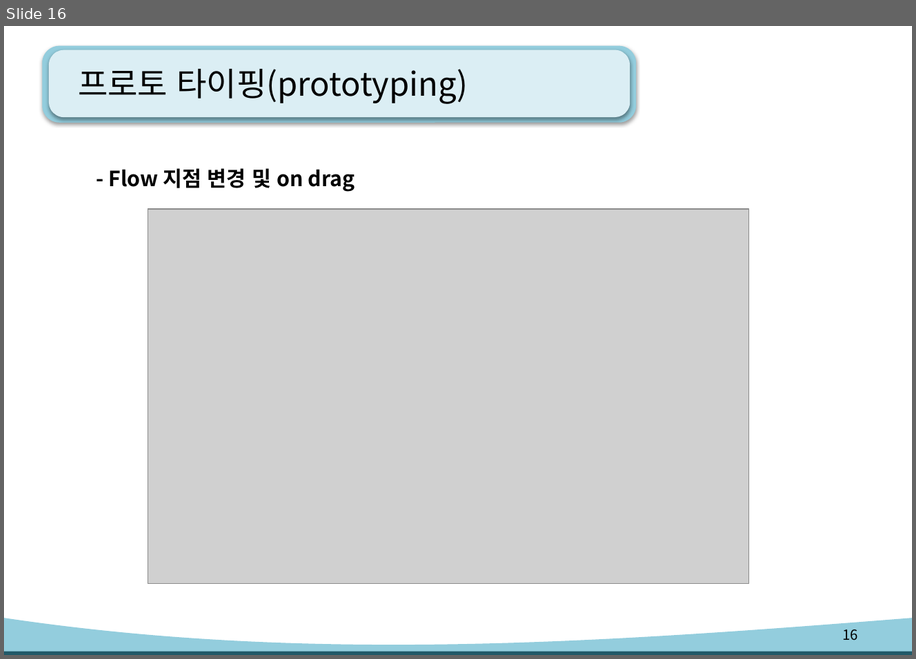
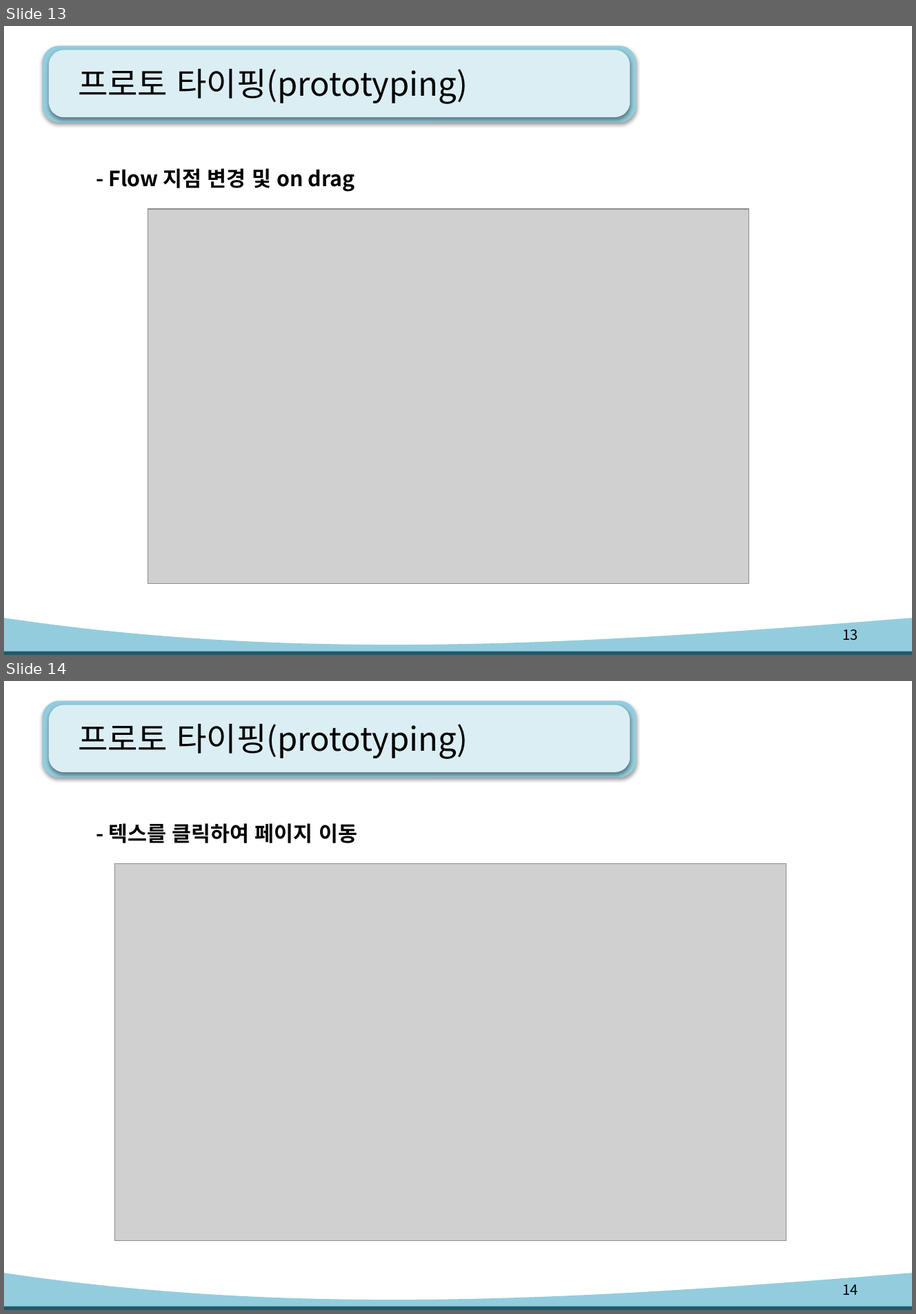
Before and after one commit to kiyongee2/green_project_web, a slide deck: figma_ppt/uiux-Figma2.pptx. Shown one above the other, each under a label of ours: slide 16 before the commit, slides 13 and 14 after it. The pictures are 916x659 and 916x1314 pixels, drawn with LibreOffice and Linux fonts; fonts in the diff are those of the drawing; grey boxes stand for pictures. Boxes give left, top, right and bottom in pixels: in the first picture for what was removed or moved away, otherwise in the second. Text is boxed around its words. In the diff, an @@ line names an element or a change of style, - is before the commit and + after.

```diff
--- a/figma_ppt/uiux-Figma2.pptx
+++ b/figma_ppt/uiux-Figma2.pptx
@@ slide 14 added at <box>4,681,912,1310</box>, background #FFFFFF; not listed: 4 template elements that a slide beside it also shows @@
@@ title added at <box>78,724,468,759</box>, 28 pt, text #000000 @@
+프로토 타이핑(prototyping)
@@ text added at <box>108,823,357,843</box>, 18 pt, text #000000, bold @@
+- 텍스를 클릭하여 페이지 이동
@@ picture added at <box>114,864,786,1241</box> @@
@@ page number added at <box>843,1284,858,1294</box>, 12 pt, text #000000 @@
+14
@@ what was slide 16 is now slide 13 @@
@@ page number at <box>843,629,858,640</box>: text changed @@
-16
+13
```
Also in this commit, not shown: 3 other files.
